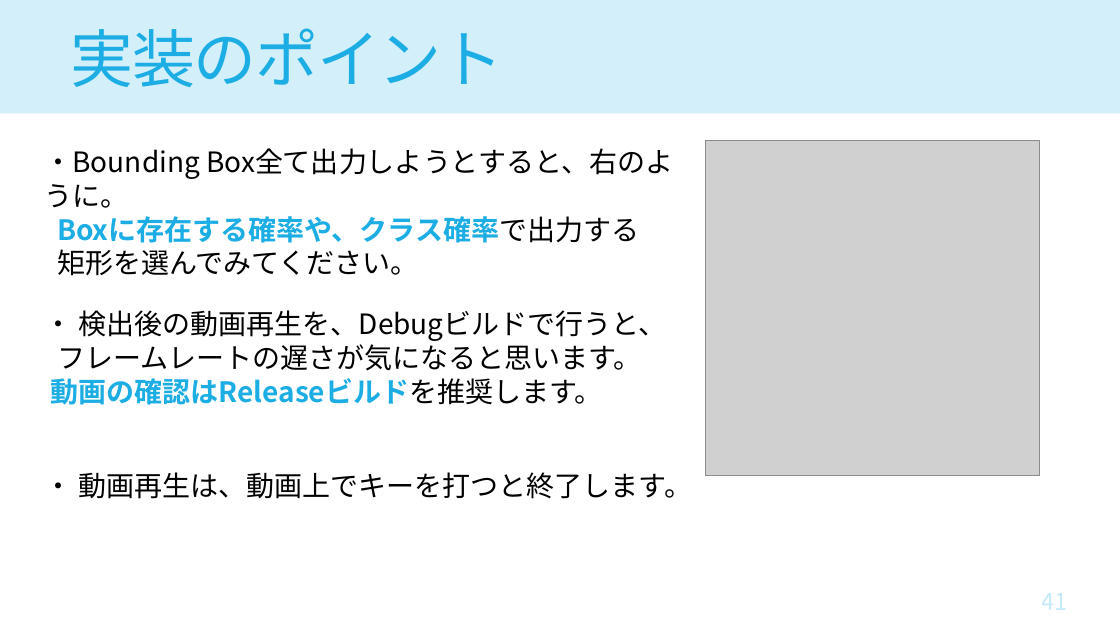
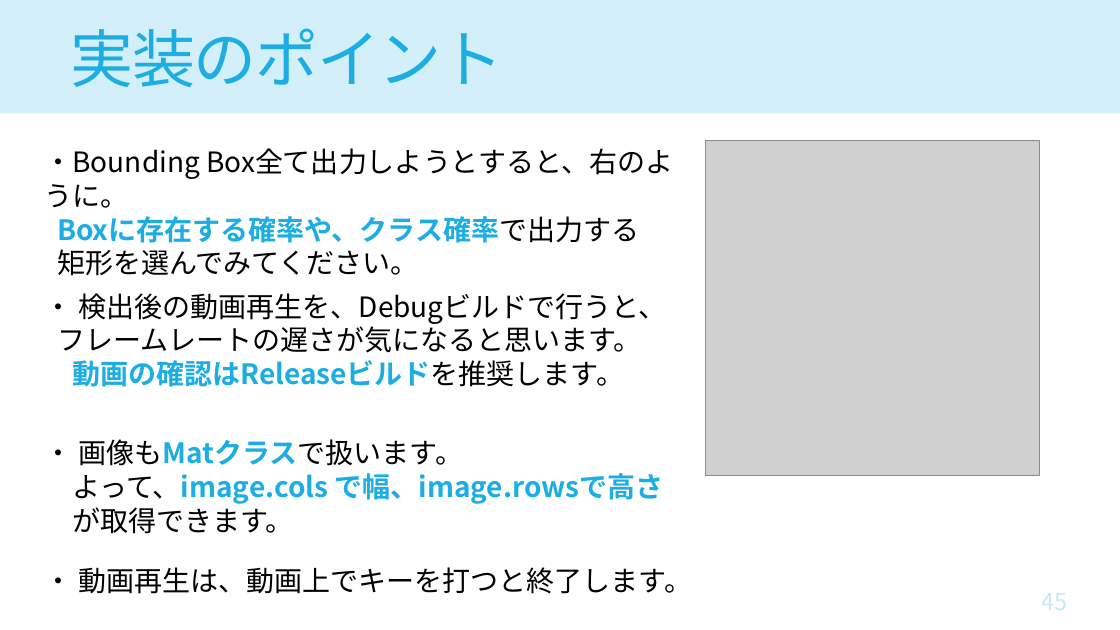
Before and after one commit to houkiboshiComet/Object-Detector-Hands-On, a slide deck: slide 45 of doc/CV_DNN_Hands-On2.pptx (slide 41 before the commit). Drawn at 1120x630 pixels with LibreOffice and Linux fonts; fonts in the diff are those of the drawing; grey boxes stand for pictures. Boxes give left, top, right and bottom in pixels: in the first picture for what was removed or moved away, otherwise in the second. Text is boxed around its words. In the diff, an @@ line names an element or a change of style, - is before the commit and + after.

```diff
--- a/doc/CV_DNN_Hands-On2.pptx
+++ b/doc/CV_DNN_Hands-On2.pptx
@@ text "・ 検出後の動画再生を、Debugビルドで行うと、": place and size @@
-text "・ 検出後の動画再生を、Debugビルドで行うと、" at (45, 310, 667, 405)
+text "・ 検出後の動画再生を、Debugビルドで行うと、" at (45, 293, 667, 387)
@@ text added at (45, 439, 664, 534), 24 pt, text #1CADE4, bold @@
+・ 画像もMatクラスで扱います。
+よって、image.cols で幅、image.rowsで高さ
+が取得できます。
@@ text "・ 動画再生は、動画上でキーを打つと終了します。": place and size @@
-text "・ 動画再生は、動画上でキーを打つと終了します。" at (45, 472, 692, 499)
+text "・ 動画再生は、動画上でキーを打つと終了します。" at (45, 567, 692, 594)
```
Also in this commit, not shown: 22 other slides changed, 8 slides added, 5 slides removed.
